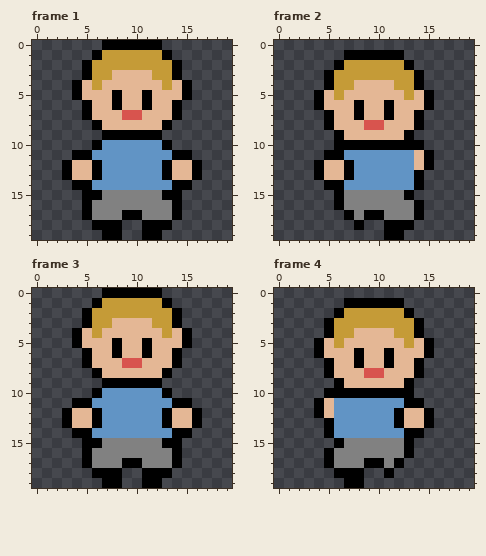
One commit to this animated GIF sprite: data/sprites/models/player_f.gif. Above: the version before the commit.
The file is 60x60 pixels, drawn in blocks of 3x3; one block is one cell here. Shown: frame 1, frame 2, frame 3, frame 4.
Once edited:
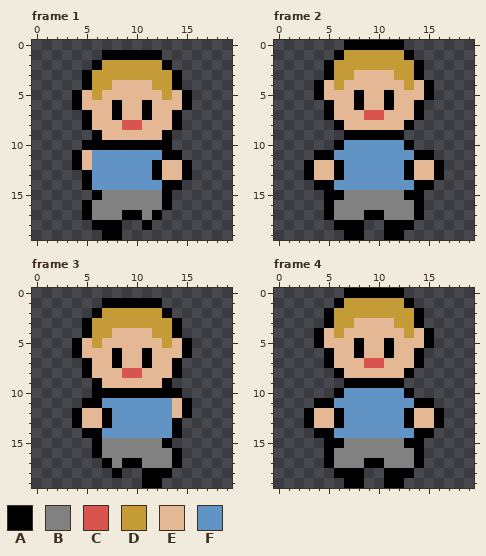
Palette (. is transparent): A #000000  B #818181  C #d8544e  D #c59b37  E #e4b795  F #6194c5
Difference:
Frame 1:
y 0: x 7..12 AAAAAA -> ......
y 1: x 6..13 ADDDDDDA -> .AAAAAA.
y 2: x 5..6 AD -> .A; x 13..14 DA -> A.
y 3: x 8..11 EEEE -> DDDD
y 4: x 4..5 AE -> .A; x 7 E -> D; x 12 E -> D; x 14..15 EA -> A.
y 5: x 6 E -> D; x 8 A -> E; x 11 A -> E; x 13 E -> D
y 6: x 4..5 .A -> AE; x 14..15 A. -> EA
y 7: x 8..11 ECCE -> AEEA
y 8: x 5..6 .A -> AE; x 9..10 EE -> CC; x 13..14 A. -> EA
y 9: x 6..13 .AAAAAA. -> AEEEEEEA
y 10: x 5 . -> A; x 7..12 FFFFFF -> AAAAAA
y 11: x 5 A -> E; x 13 F -> A; x 15 A -> .
y 12: x 3..4 AE -> .A; x 6 A -> F; x 12..13 FA -> AE; x 15..16 EA -> A.
y 13: x 3..6 AEEA -> ..AF; x 12..13 FA -> AE; x 15..16 EA -> A.
y 14: x 4 A -> .; x 13 F -> A; x 15 A -> .
y 15: x 5 A -> .; x 14 A -> .
y 16: x 13..14 BA -> A.
y 17: x 12..14 BBA -> A..
y 18: x 12..13 AA -> ..
y 19: x 11..12 AA -> ..
Frame 2:
y 0: x 7..12 ...... -> AAAAAA
y 1: x 6..13 .AAAAAA. -> ADDDDDDA
y 2: x 5..6 .A -> AD; x 13..14 A. -> DA
y 3: x 8..11 DDDD -> EEEE
y 4: x 4..5 .A -> AE; x 7 D -> E; x 12 D -> E; x 14..15 A. -> EA
y 5: x 6 D -> E; x 8 E -> A; x 11 E -> A; x 13 D -> E
y 6: x 4..5 AE -> .A; x 14..15 EA -> A.
y 7: x 8..11 AEEA -> ECCE
y 8: x 5..6 AE -> .A; x 9..10 CC -> EE; x 13..14 EA -> A.
y 9: x 6..13 AEEEEEEA -> .AAAAAA.
y 10: x 7..12 AAAAAA -> FFFFFF; x 14 A -> .
y 11: x 4 . -> A; x 6 A -> F; x 14 E -> A
y 12: x 3..4 .A -> AE; x 6..7 EA -> AF; x 13 F -> A; x 15..16 A. -> EA
y 13: x 3..4 .A -> AE; x 6..7 EA -> AF; x 13..16 FA.. -> AEEA
y 14: x 4 . -> A; x 6 A -> F; x 15 . -> A
y 15: x 5 . -> A; x 14 . -> A
y 16: x 5..6 .A -> AB
y 17: x 5..7 ..A -> ABB
y 18: x 6..7 .. -> AA
y 19: x 7..8 .. -> AA
Frame 3:
y 0: x 7..12 AAAAAA -> ......
y 1: x 6..13 ADDDDDDA -> .AAAAAA.
y 2: x 5..6 AD -> .A; x 13..14 DA -> A.
y 3: x 8..11 EEEE -> DDDD
y 4: x 4..5 AE -> .A; x 7 E -> D; x 12 E -> D; x 14..15 EA -> A.
y 5: x 6 E -> D; x 8 A -> E; x 11 A -> E; x 13 E -> D
y 6: x 4..5 .A -> AE; x 14..15 A. -> EA
y 7: x 8..11 ECCE -> AEEA
y 8: x 5..6 .A -> AE; x 9..10 EE -> CC; x 13..14 A. -> EA
y 9: x 6..13 .AAAAAA. -> AEEEEEEA
y 10: x 7..12 FFFFFF -> AAAAAA; x 14 . -> A
y 11: x 4 A -> .; x 6 F -> A; x 14 A -> E
y 12: x 3..4 AE -> .A; x 6..7 AF -> EA; x 13 A -> F; x 15..16 EA -> A.
y 13: x 3..4 AE -> .A; x 6..7 AF -> EA; x 13..16 AEEA -> FA..
y 14: x 4 A -> .; x 6 F -> A; x 15 A -> .
y 15: x 5 A -> .; x 14 A -> .
y 16: x 5..6 AB -> .A
y 17: x 5..7 ABB -> ..A
y 18: x 6..7 AA -> ..
y 19: x 7..8 AA -> ..
Frame 4:
y 0: x 7..12 ...... -> AAAAAA
y 1: x 6..13 .AAAAAA. -> ADDDDDDA
y 2: x 5..6 .A -> AD; x 13..14 A. -> DA
y 3: x 8..11 DDDD -> EEEE
y 4: x 4..5 .A -> AE; x 7 D -> E; x 12 D -> E; x 14..15 A. -> EA
y 5: x 6 D -> E; x 8 E -> A; x 11 E -> A; x 13 D -> E
y 6: x 4..5 AE -> .A; x 14..15 EA -> A.
y 7: x 8..11 AEEA -> ECCE
y 8: x 5..6 AE -> .A; x 9..10 CC -> EE; x 13..14 EA -> A.
y 9: x 6..13 AEEEEEEA -> .AAAAAA.
y 10: x 5 A -> .; x 7..12 AAAAAA -> FFFFFF
y 11: x 5 E -> A; x 13 A -> F; x 15 . -> A
y 12: x 3..4 .A -> AE; x 6 F -> A; x 12..13 AE -> FA; x 15..16 A. -> EA
y 13: x 3..6 ..AF -> AEEA; x 12..13 AE -> FA; x 15..16 A. -> EA
y 14: x 4 . -> A; x 13 A -> F; x 15 . -> A
y 15: x 5 . -> A; x 14 . -> A
y 16: x 13..14 A. -> BA
y 17: x 12..14 A.. -> BBA
y 18: x 12..13 .. -> AA
y 19: x 11..12 .. -> AA
